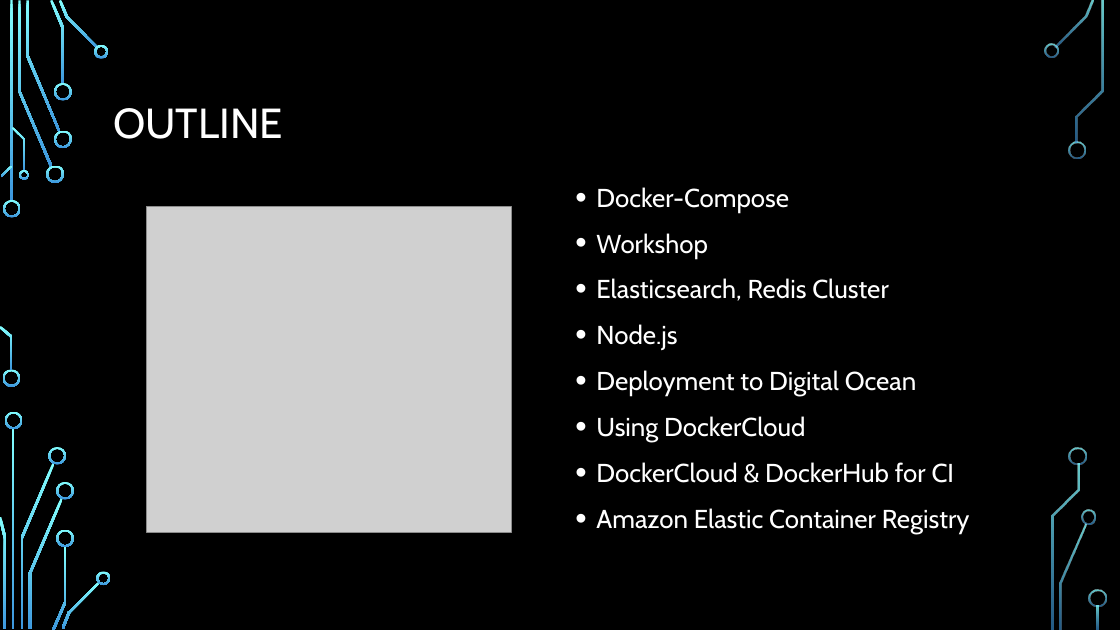
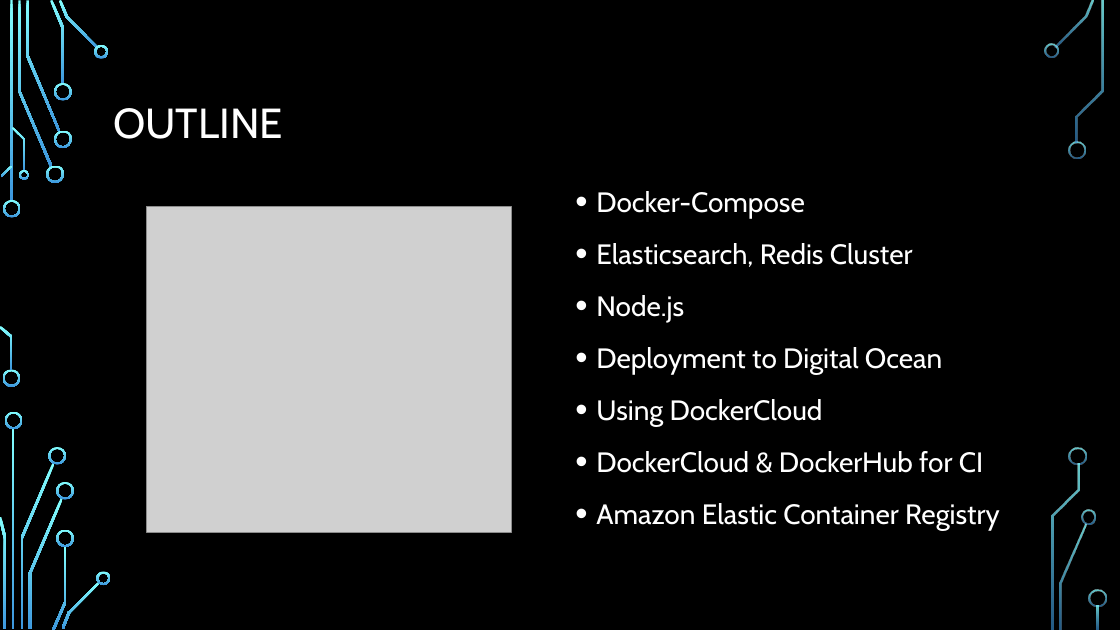
Before and after one commit to ksalihcavusoglu/nurddockertraining, a slide deck: slide 3 of DOCKER 101.pptx. Drawn at 1120x630 pixels with LibreOffice and Linux fonts; fonts in the diff are those of the drawing; grey boxes stand for pictures; background and template pictures are left out. Boxes give left, top, right and bottom in pixels: in the first picture for what was removed or moved away, otherwise in the second. Text is boxed around its words. In the diff, an @@ line names an element or a change of style, - is before the commit and + after.

```diff
--- a/DOCKER 101.pptx
+++ b/DOCKER 101.pptx
@@ text "Docker-Compose" at <box>596,191,1000,531</box>: size 22.2 to 24 pt; line spacing 1.1 to 1.2 @@
@@ text at <box>596,233,708,258</box>: paragraph removed @@
-• Workshop
```
Also in this commit, not shown: 1 other slide changed, 1 other file.
